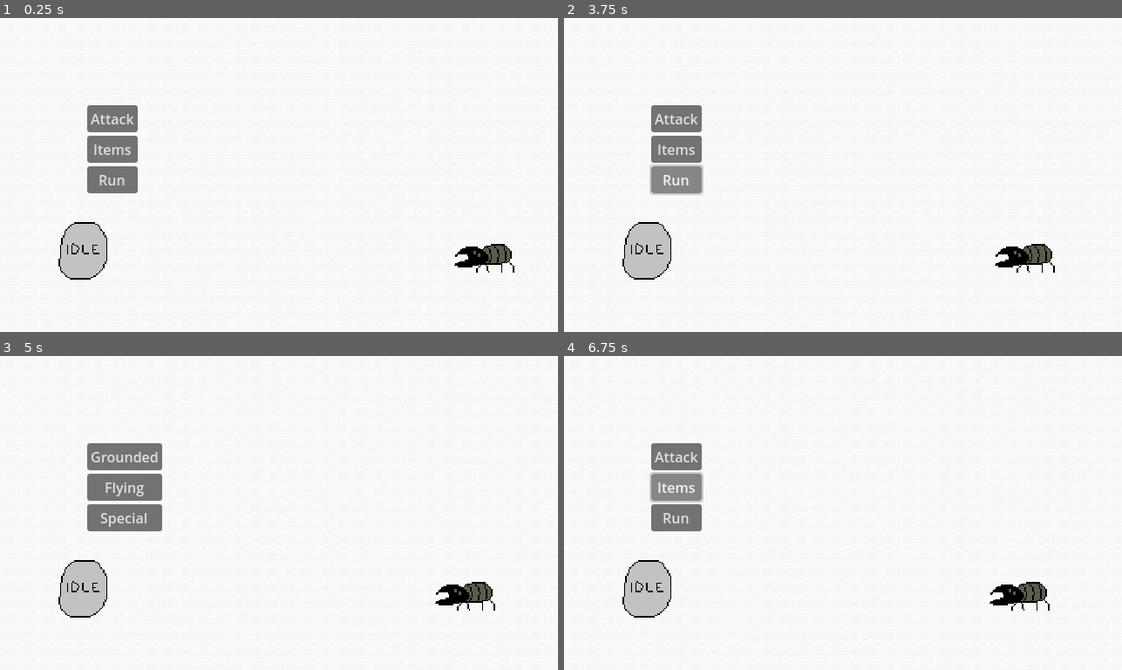
Above: before the commit, frames 1-4 (two rows, left to right).
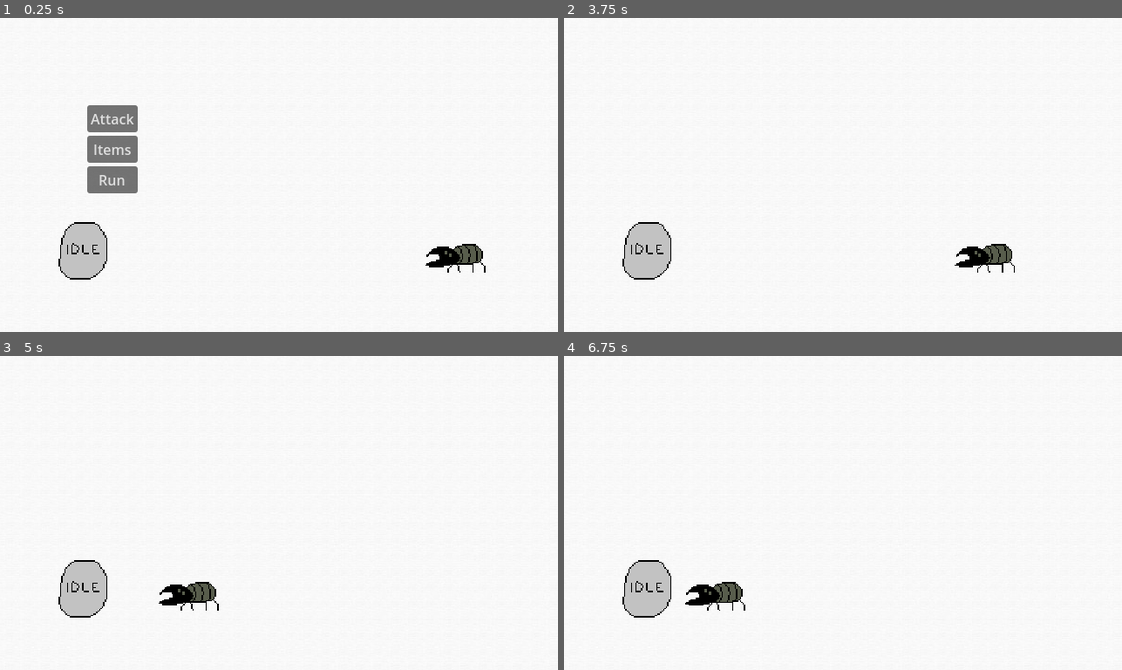
Above: after the commit, the same moments.

Repository: greeeegartur/cgvr-thesis
Game: Godot game, scene res://Scenes/CombatScene.tscn
Two runs of this game, one before a commit and one after it. Both use one fixed random seed, a clock stepped at 60 frames per second and the inputs below.
Inputs (mouse positions are in pixels of both pictures, inside the frame that each line leads up to):
- Up to frame 1 (0.25 s): no input
- Up to frame 2 (3.75 s): click "Attack" at 0.5 s; click "Grounded" at 1.25 s; click (1021, 187) at 2 s; click "Items" at 2.75 s; click "Run" at 3.5 s
- Up to frame 3 (5 s): click (111, 456) at 4.25 s, where only the run before the commit has a clickable "Attack"
- Up to frame 4 (6.75 s): click (686, 487) at 5 s, where only the run before the commit has a clickable "Flying"; click (1021, 525) at 5.77 s; click (675, 487) at 6.5 s, where only the run before the commit has a clickable "Items"

The runs differ from the first frame. In frame 1, 0.9% of the frame differs, in the area x 76-93%, y 71-82%; in frame 2, 3.5%; in frame 3, 4.6%, in the area x 15-89%, y 27-82%; in frame 4, 3.6%.

Commit message:
Pattern imrpovements
Created attack and home positions for pattern in-betweens, making attack anticipation and future block windows much more clear

Diff:
--- a/droidream/Scenes/Enemies/Beetle/Beetle.tscn
+++ b/droidream/Scenes/Enemies/Beetle/Beetle.tscn
@@ -3,28 +3,19 @@
 [ext_resource type="Texture2D" uid="uid://dqqukw2jmv5vm" path="res://Scenes/Enemies/Beetle/beetle.png" id="1_8bngv"]
 [ext_resource type="Script" uid="uid://cx4ejov60luxh" path="res://Scripts/Combat/EnemyVisual.gd" id="1_edmr7"]
 
+[sub_resource type="Animation" id="Animation_5xyne"]
+length = 0.001
+
 [sub_resource type="Animation" id="Animation_edmr7"]
 resource_name = "beetle_tackle"
 length = 3.0
-tracks/0/type = "value"
+tracks/0/type = "method"
 tracks/0/imported = false
 tracks/0/enabled = true
-tracks/0/path = NodePath("Sprite2D:position")
+tracks/0/path = NodePath(".")
 tracks/0/interp = 1
 tracks/0/loop_wrap = true
 tracks/0/keys = {
-"times": PackedFloat32Array(0, 0.8, 1.2666667, 1.8, 2.0333333, 3),
-"transitions": PackedFloat32Array(1, 1, 1, 1, 1, 1),
-"update": 0,
-"values": [Vector2(0, 0), Vector2(33, 0), Vector2(33, 0), Vector2(-53, 0), Vector2(-53.5, 0), Vector2(0, 0)]
-}
-tracks/1/type = "method"
-tracks/1/imported = false
-tracks/1/enabled = true
-tracks/1/path = NodePath(".")
-tracks/1/interp = 1
-tracks/1/loop_wrap = true
-tracks/1/keys = {
 "times": PackedFloat32Array(2.0333333),
 "transitions": PackedFloat32Array(1),
 "values": [{
@@ -32,20 +23,17 @@
 "method": &"on_attack_hit"
 }]
 }
-
-[sub_resource type="Animation" id="Animation_5xyne"]
-length = 0.001
-tracks/0/type = "value"
-tracks/0/imported = false
-tracks/0/enabled = true
-tracks/0/path = NodePath("Sprite2D:position")
-tracks/0/interp = 1
-tracks/0/loop_wrap = true
-tracks/0/keys = {
-"times": PackedFloat32Array(0),
-"transitions": PackedFloat32Array(1),
+tracks/1/type = "value"
+tracks/1/imported = false
+tracks/1/enabled = true
+tracks/1/path = NodePath("Visual:position")
+tracks/1/interp = 1
+tracks/1/loop_wrap = true
+tracks/1/keys = {
+"times": PackedFloat32Array(0, 0.8, 1.2666667, 1.8, 2.0333333, 3),
+"transitions": PackedFloat32Array(1, 1, 1, 1, 1, 1),
 "update": 0,
-"values": [Vector2(33, 0)]
+"values": [Vector2(0, 0), Vector2(33, 0), Vector2(33, 0), Vector2(-53, 0), Vector2(-53.5, 0), Vector2(0, 0)]
 }
 
 [sub_resource type="AnimationLibrary" id="AnimationLibrary_5wbek"]
@@ -57,8 +45,9 @@
 [node name="EnemyVisual" type="Node2D"]
 script = ExtResource("1_edmr7")
 
-[node name="Sprite2D" type="Sprite2D" parent="."]
-position = Vector2(33, 0)
+[node name="Visual" type="Node2D" parent="."]
+
+[node name="Sprite2D" type="Sprite2D" parent="Visual"]
 scale = Vector2(1.5, 1.5)
 texture = ExtResource("1_8bngv")
 
--- a/droidream/Scenes/Enemies/EnemyVisual.tscn
+++ b/droidream/Scenes/Enemies/EnemyVisual.tscn
@@ -6,8 +6,10 @@
 [node name="EnemyVisual" type="Node2D"]
 script = ExtResource("1_p4v3j")
 
-[node name="Sprite2D" type="Sprite2D" parent="."]
+[node name="Visual" type="Node2D" parent="."]
+
+[node name="Sprite2D" type="Sprite2D" parent="Visual"]
 texture = ExtResource("2_dv6s2")
 
 [node name="AnimationPlayer" type="AnimationPlayer" parent="."]
-root_node = NodePath("../Sprite2D")
+root_node = NodePath("../Visual/Sprite2D")
--- a/droidream/Scripts/Combat/CombatManager.gd
+++ b/droidream/Scripts/Combat/CombatManager.gd
@@ -16,6 +16,11 @@
 var player : CombatEntity
 var enemy : CombatEntity
 var turn = "player" # Player always starts first, this variable is a failsafe check condition in case turn logic goes wrong
+
+# Signals for UI
+signal player_turn_started
+signal enemy_turn_started
+
 
 # Enemy scene to load for animations
 var enemy_visual : EnemyVisual
@@ -54,12 +59,14 @@
 # Handles the player's turn
 func _player_turn():
 	turn = "player"
+	emit_signal("player_turn_started")
 	# TO-DO Show buttons in UI, use corresponding action function to progress turn
 	print("Player turn: choose ATTACK, ITEMS or RUN")
 
 
 func _enemy_turn():
 	turn = "enemy"
+	emit_signal("enemy_turn_started")
 	print("Enemy attacks!")
 	# TO-DO Enemy AI to identify possible moves
 
--- a/droidream/Scripts/Combat/CombatUI.gd
+++ b/droidream/Scripts/Combat/CombatUI.gd
@@ -11,9 +11,8 @@
 var selected_attack_type := CombatTypes.EntityType.GROUNDED
 
 func _ready():
-	main_menu.visible = true
-	attack_menu.visible = false
-	target_menu.visible = false
+	manager.player_turn_started.connect(_show_ui)
+	manager.enemy_turn_started.connect(_hide_ui)
 
 	$UI/MainMenu/AttackButton.pressed.connect(_on_attack_pressed)
 	$UI/MainMenu/ItemsButton.pressed.connect(_on_items_pressed)
@@ -47,3 +46,15 @@
 
 	# After attack animation return to main menu if player’s turn again
 	main_menu.visible = true
+
+# Functions for CombatManager signals
+# TO-DO change this on UI update
+func _show_ui():
+	main_menu.visible = true
+	attack_menu.visible = false
+	target_menu.visible = false
+
+func _hide_ui():
+	main_menu.visible = false
+	attack_menu.visible = false
+	target_menu.visible = false
--- a/droidream/Scripts/Combat/EnemyVisual.gd
+++ b/droidream/Scripts/Combat/EnemyVisual.gd
@@ -1,6 +1,6 @@
 extends Node2D
 
-# Universal attack pattern logic for all enemies, uses emitters for connecting animations
+# Universal attack pattern logic for all enemies, uses emitters for connecting animations in CombatManager
 
 class_name EnemyVisual
 
@@ -8,16 +8,41 @@
 signal attack_finished
 
 @onready var anim := $AnimationPlayer
+@onready var visual: Node2D = $Visual
 
+var home_position : Vector2 # The enemy's original position
+var attack_position : Vector2 # The position where the enemy's pattern will connect to the (intended) player sprite
+
+# Enemy moves to position, attacks, returns back to original position
 func play_attack(animation_name: String):
+	await _move_to_attack_position()
 	anim.play(animation_name)
 
 func on_attack_hit():
 	attack_hit.emit()
 
 func _ready():
+	home_position = global_position
+	attack_position = home_position + Vector2(-320, 0)
 	anim.animation_finished.connect(on_anim_finished)
 
 func on_anim_finished(name: String):
-	if name != "idle":
-		attack_finished.emit()
+	if name == "idle":
+		return
+	await _move_to_home_position()
+	attack_finished.emit()
+
+# Movement methods for connecting patterns using tweens
+func _move_to_attack_position():
+	var tween := create_tween()
+	tween.tween_property(self, "global_position", attack_position, 1.5)\
+		.set_trans(Tween.TRANS_LINEAR)\
+		.set_ease(Tween.EASE_OUT)
+	await tween.finished
+
+func _move_to_home_position():
+	var tween := create_tween()
+	tween.tween_property(self, "global_position", home_position, 1.5)\
+		.set_trans(Tween.TRANS_LINEAR)\
+		.set_ease(Tween.EASE_IN)
+	await tween.finished
